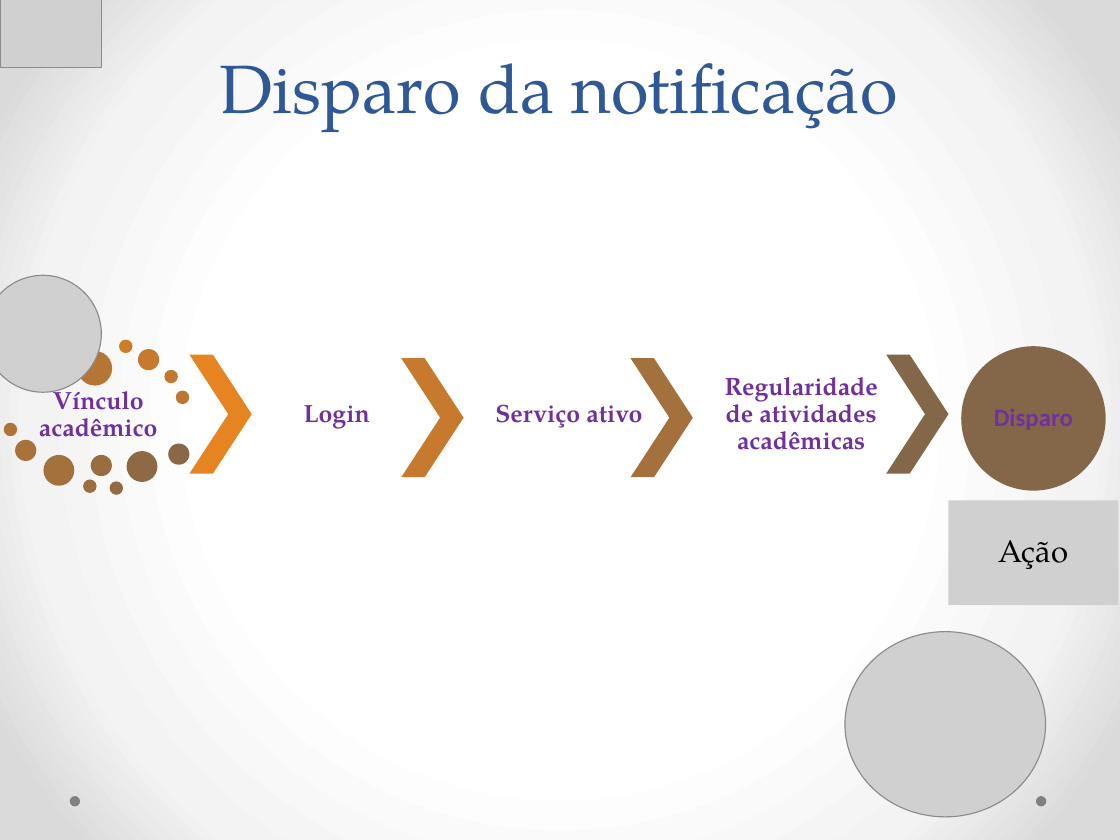
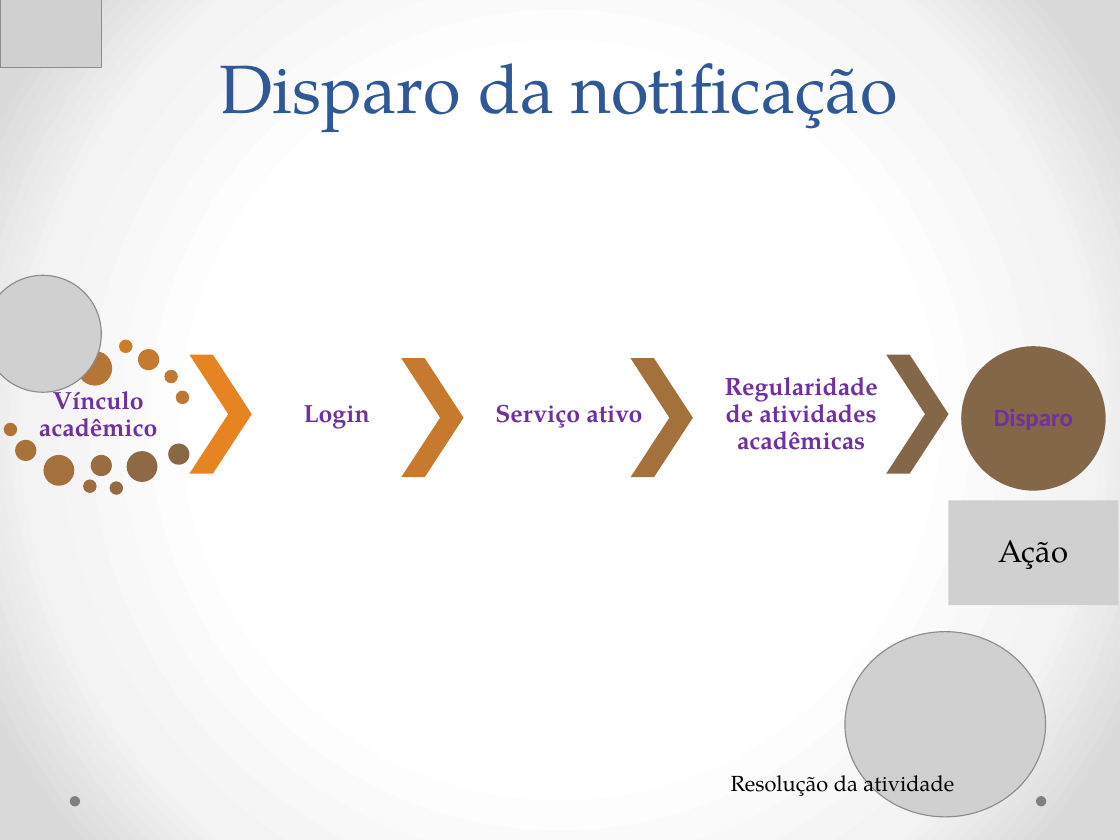
Before and after one commit to Neimarmg/TCC, a slide deck: slide 11 of Ppt.pptx. Drawn at 1120x840 pixels with LibreOffice and Linux fonts; fonts in the diff are those of the drawing; grey boxes stand for pictures. Boxes give left, top, right and bottom in pixels: in the first picture for what was removed or moved away, otherwise in the second. Text is boxed around its words. In the diff, an @@ line names an element or a change of style, - is before the commit and + after.

```diff
--- a/Ppt.pptx
+++ b/Ppt.pptx
@@ text added at [731, 768, 954, 800], 14 pt, text #000000 @@
+Resolução da atividade
```
Also in this commit, not shown: 2 other slides changed, 13 other files.
